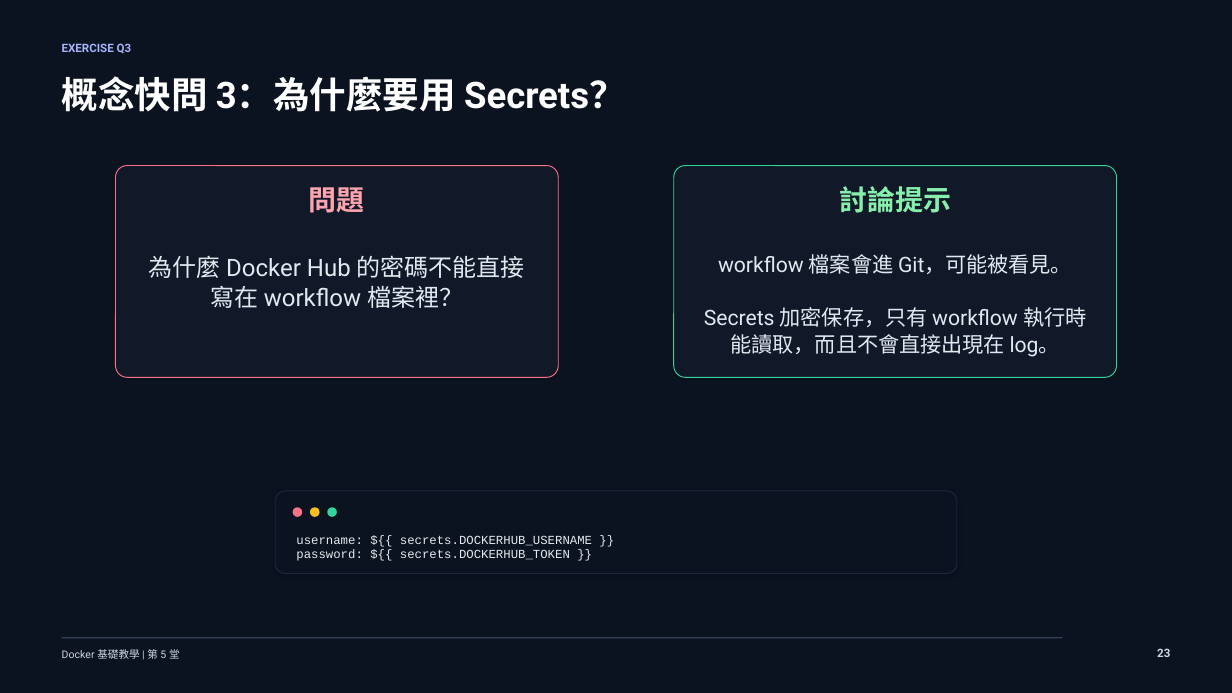
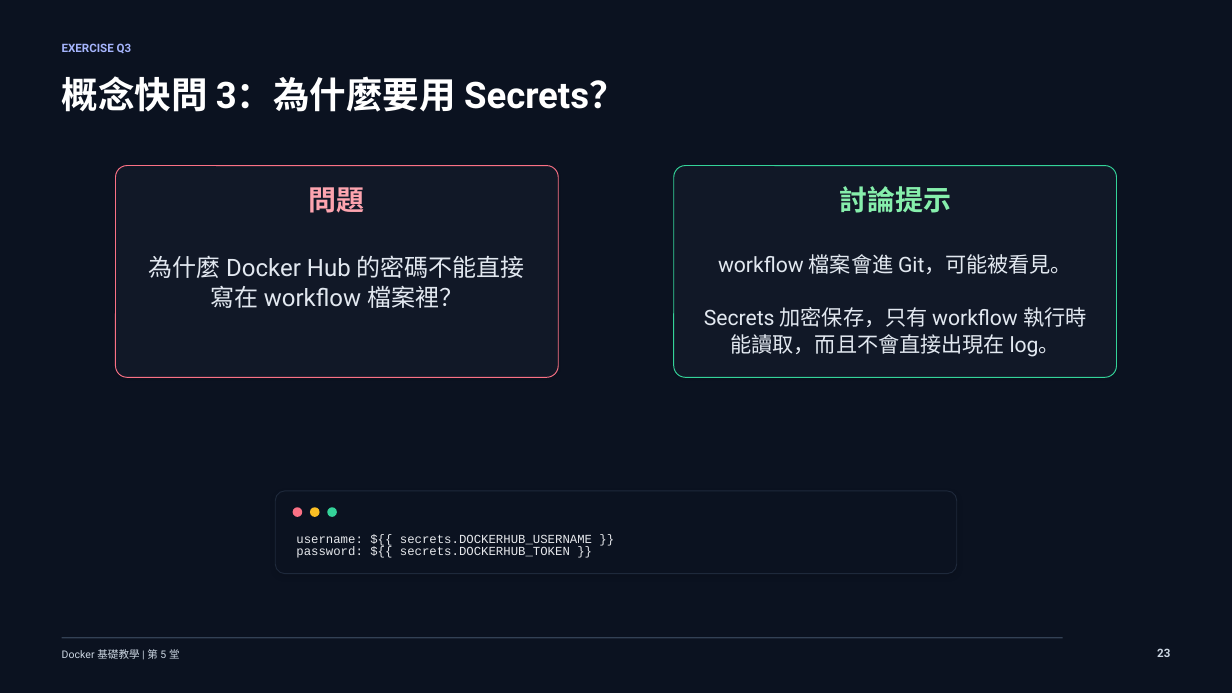
Before and after one commit to lalalalaluk/docker-practice, a slide deck: slide 26 of slides/docker-session5-cicd-github-actions.pptx. Drawn at 1232x693 pixels with LibreOffice and Linux fonts; fonts in the diff are those of the drawing. Boxes give left, top, right and bottom in pixels: in the first picture for what was removed or moved away, otherwise in the second. Text is boxed around its words. In the diff, an @@ line names an element or a change of style, - is before the commit and + after.

```diff
--- a/slides/docker-session5-cicd-github-actions.pptx
+++ b/slides/docker-session5-cicd-github-actions.pptx
@@ text "username: ${{ secrets.DOCKERHUB_USERNAME }}" at (x1=296, y1=534, x2=592, y2=558): line spacing 0.94 to 0.84 @@
```
Also in this commit, not shown: 9 other slides changed.
